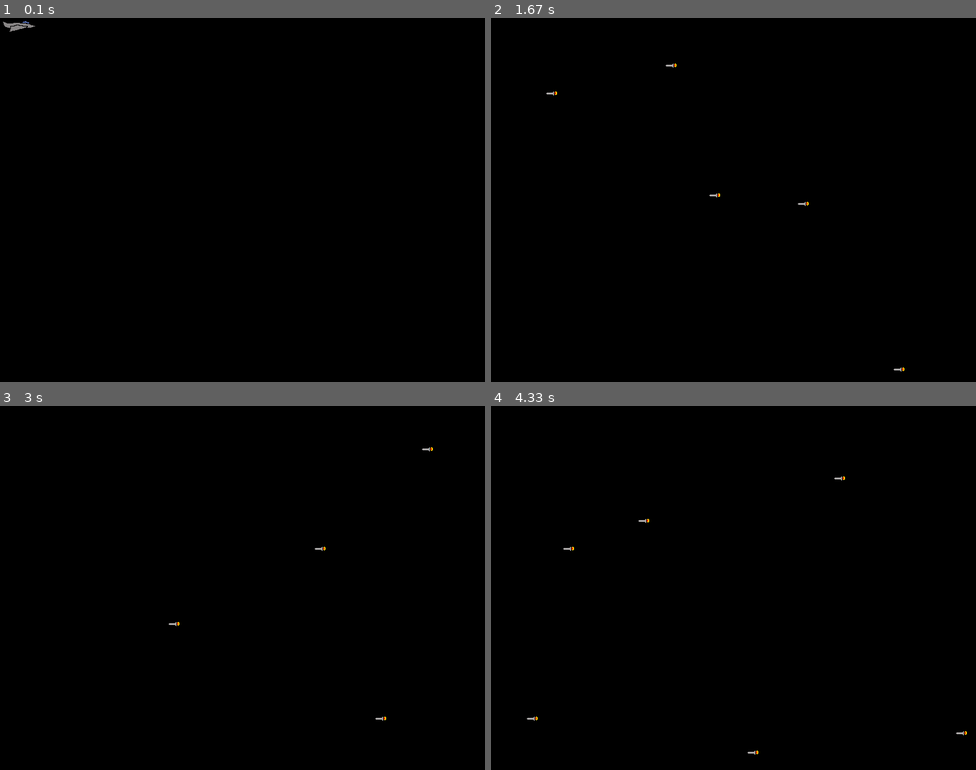
Above: before the commit, frames 1-4 (two rows, left to right).
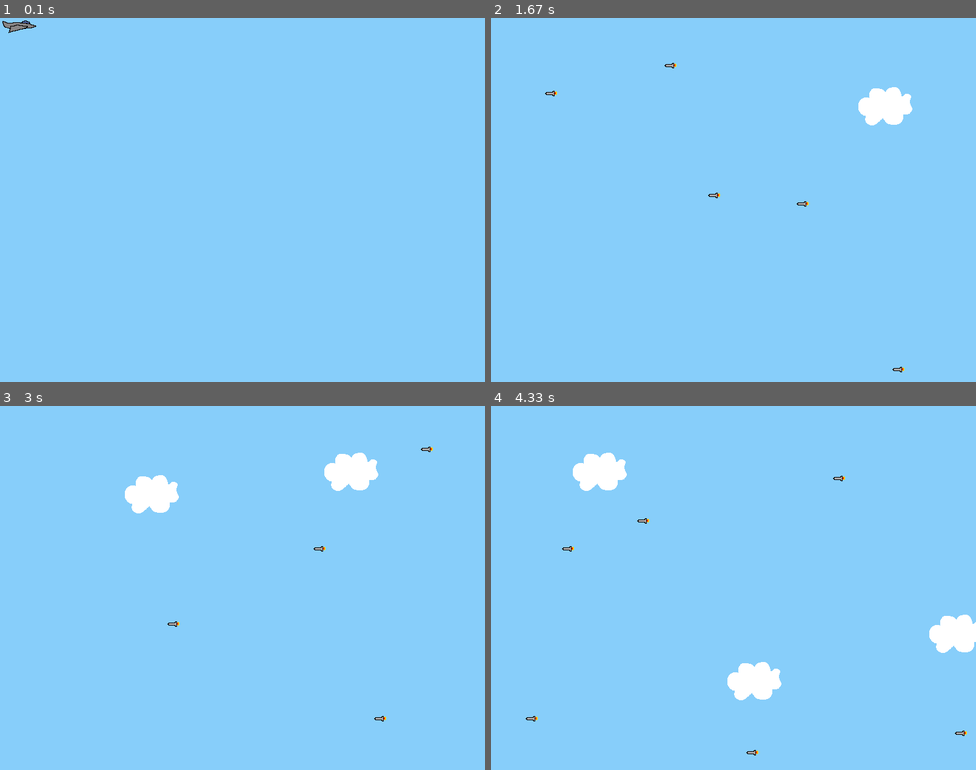
Above: after the commit, the same moments.

Repository: isaacsutor/pygame
Game: pygame game, started from pygameRect.py
Two runs of this game, one before a commit and one after it. Both use one fixed random seed, a clock stepped at 60 frames per second and the inputs below.
Inputs:
- Up to frame 1 (0.1 s): no input
- Up to frame 2 (1.67 s): hold Right 0.33-0.8 s; hold Up 0.83-1.13 s; hold Right 1.17-1.63 s
- Up to frame 3 (3 s): no input
- Up to frame 4 (4.33 s): no input

The runs differ from the first frame. In frame 1, 100% of the frame differs, in the area x 0-100%, y 0-100%; in frame 2, 100%; in frame 3, 100%; in frame 4, 100%.

Commit message:
background made skyblue, clouds added with no collision

Diff:
--- a/pygameRect.py
+++ b/pygameRect.py
@@ -52,6 +52,19 @@
             self.kill()
 
 
+class Cloud(pygame.sprite.Sprite):
+    def __init__(self):
+        super(Cloud, self).__init__()
+        self.image = pygame.image.load('cloud.png').convert()
+        self.image.set_colorkey((0, 0, 0), pygame.RLEACCEL)
+        self.rect = self.image.get_rect(center=(random.randint(820, 900), random.randint(0, 600)))
+
+    def update(self):
+        self.rect.move_ip(-5, 0)
+        if self.rect.right < 0:
+            self.kill()
+
+
 # initialize
 pygame.init()
 
@@ -61,15 +74,20 @@
 ADDENEMY = pygame.USEREVENT + 1
 pygame.time.set_timer(ADDENEMY, 250)
 
+ADDCLOUD = pygame.USEREVENT + 2
+pygame.time.set_timer(ADDCLOUD, 1000)
+
 player = Player()
 
 
 background = pygame.Surface((screen.get_size()))
-background.fill((0, 0, 0))
+background.fill((135, 206, 250))
 
 enemies = pygame.sprite.Group()
+clouds = pygame.sprite.Group()
 all_sprites = pygame.sprite.Group()
 all_sprites.add(player)
+
 
 # Variable to keep main loop running
 running = True
@@ -89,10 +107,16 @@
             new_enemy = Enemy()
             enemies.add(new_enemy)
             all_sprites.add(new_enemy)
+        elif event.type == ADDCLOUD:
+            new_cloud = Cloud()
+            all_sprites.add(new_cloud)
+            clouds.add(new_cloud)
+
     screen.blit(background, (0, 0))
     pressed_keys = pygame.key.get_pressed()
     player.update(pressed_keys)
     enemies.update()
+    clouds.update()
     for entity in all_sprites:
         screen.blit(entity.image, entity.rect)
 
